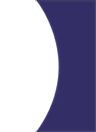
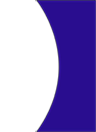
Two versions of the same layered image (96 × 132). Layer-by-layer changes:
painted on "Layer 1" over <box>37,0,96,132</box>
